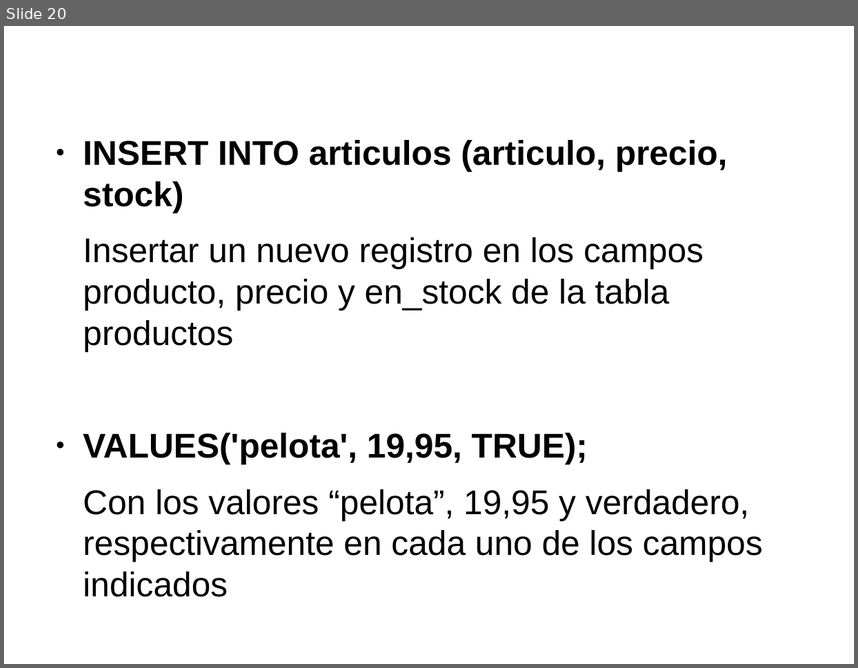
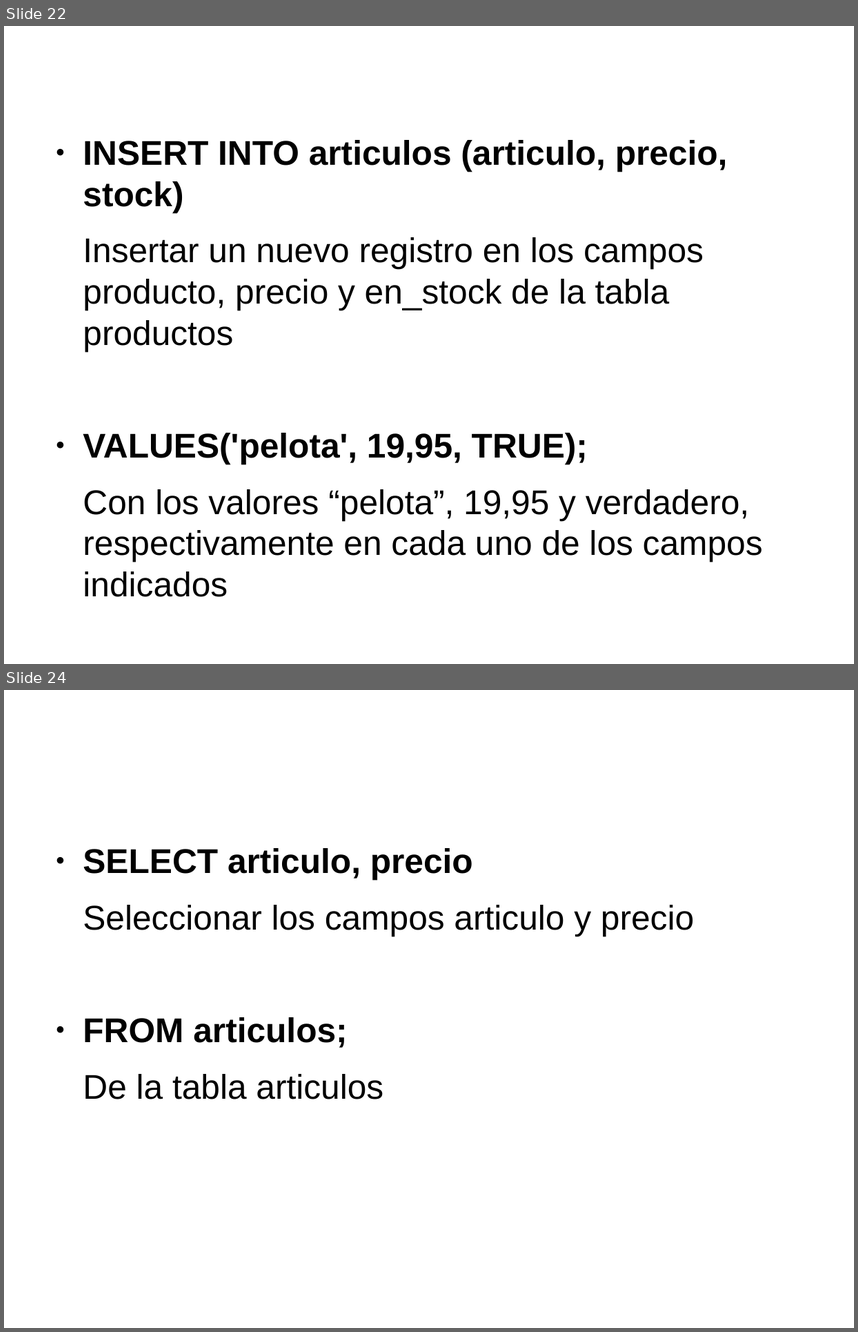
Before and after one commit to psicobyte/CursoPythonAvanzado, a slide deck: BaseDeDatosPython.odp. Shown one above the other, each under a label of ours: slide 20 before the commit, slides 22 and 24 after it; the slides between them are not shown. The pictures are 858x668 and 858x1332 pixels, drawn with LibreOffice and Linux fonts; fonts in the diff are those of the drawing. Boxes give left, top, right and bottom in pixels: in the first picture for what was removed or moved away, otherwise in the second. Text is boxed around its words. In the diff, an @@ line names an element or a change of style, - is before the commit and + after.

```diff
--- a/BaseDeDatosPython.odp
+++ b/BaseDeDatosPython.odp
@@ slide 24 added at [4,690,854,1328], background #FFFFFF @@
@@ text added at [83,848,694,1099], 32 pt, text #000000 @@
+● SELECT articulo, precio
+Seleccionar los campos articulo y precio
+● FROM articulos;
+De la tabla articulos
@@ what was slide 20 is now slide 22 @@
```
Also in this commit, not shown: 1 slide changed, 4 other slides added, 3 slides removed, 1 other file.
